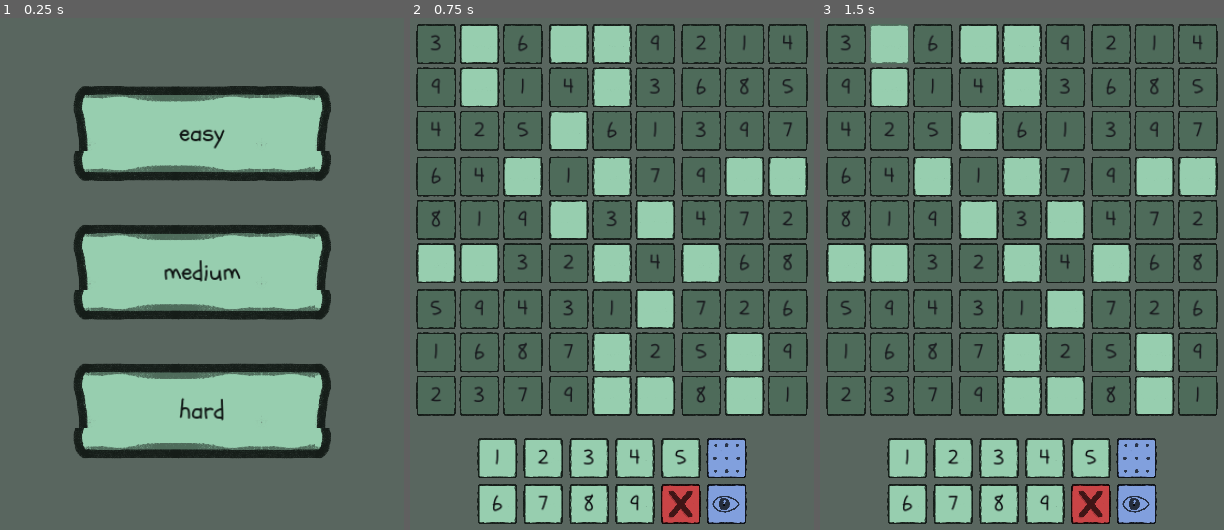
Above: before the commit, frames 1-3 (left to right).
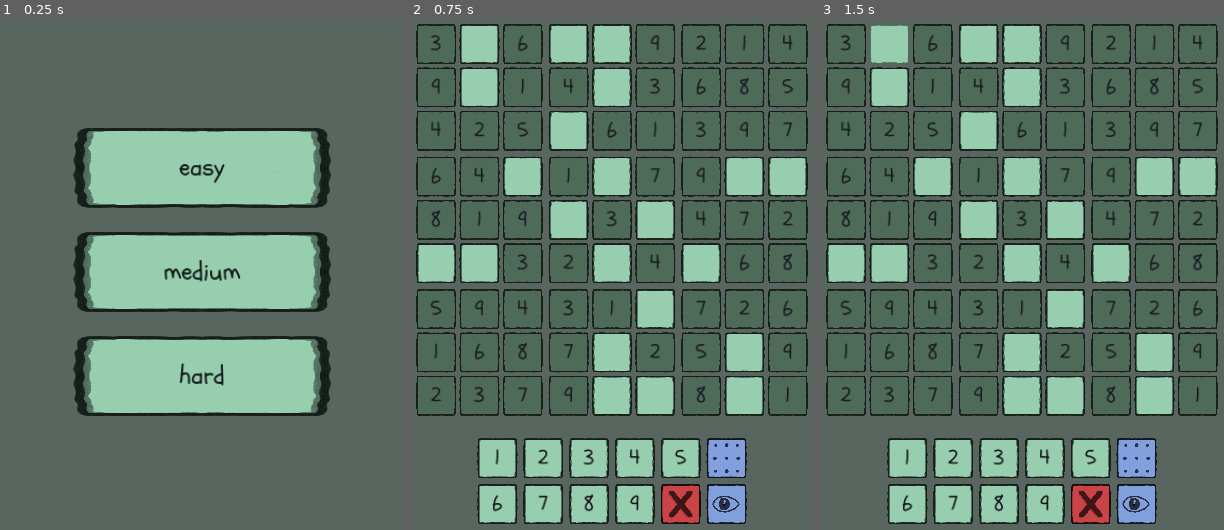
Above: after the commit, the same moments.

Repository: gitMickehh/soduku-recreation
Game: Godot game, scene res://soduku_scene.tscn
The game is run twice, just before and just after one commit, with the same random seed, the same clock (stepped at 60 frames per second) and the same inputs.
Inputs (mouse positions are in pixels of both pictures, inside the frame that each line leads up to):
- Up to frame 1 (0.25 s): no input
- Up to frame 2 (0.75 s): click "easy" at 0.5 s
- Up to frame 3 (1.5 s): click (888, 43) at 1.27 s

The runs differ from the first frame. In frame 1, 24% of the frame differs, in the area x 18-82%, y 13-86%; in frame 2, nothing differs; in frame 3, nothing differs.

Commit message:
updated something small in the main menu

Diff:
--- a/soduku_scene.tscn
+++ b/soduku_scene.tscn
@@ -1,42 +1,9 @@
-[gd_scene load_steps=8 format=3 uid="uid://b5g2biw27mdvg"]
+[gd_scene load_steps=5 format=3 uid="uid://b5g2biw27mdvg"]
 
 [ext_resource type="PackedScene" uid="uid://by6phyal1dave" path="res://prefabs/game_container.tscn" id="1_0n2nm"]
+[ext_resource type="Theme" uid="uid://dj3jtfjmc6exs" path="res://stylebox_groups/button_theme_default.tres" id="2_1hcgw"]
 [ext_resource type="Script" path="res://main_menu.gd" id="9_k3a4o"]
 [ext_resource type="FontFile" uid="uid://coettj6fe2mfm" path="res://art/Schoolbell-Regular.ttf" id="12_3d25l"]
-[ext_resource type="Texture2D" uid="uid://b2j764hbadnmr" path="res://art/Soduku_Sheet_BW.png" id="14_rpmvt"]
-
-[sub_resource type="StyleBoxTexture" id="StyleBoxTexture_nmc7c"]
-texture = ExtResource("14_rpmvt")
-texture_margin_left = 50.0
-texture_margin_top = 100.0
-texture_margin_right = 50.0
-texture_margin_bottom = 100.0
-axis_stretch_horizontal = 1
-axis_stretch_vertical = 1
-region_rect = Rect2(512, 1024, 512, 512)
-modulate_color = Color(0.592157, 0.807843, 0.686275, 1)
-
-[sub_resource type="StyleBoxTexture" id="StyleBoxTexture_y0pom"]
-texture = ExtResource("14_rpmvt")
-texture_margin_left = 50.0
-texture_margin_top = 100.0
-texture_margin_right = 50.0
-texture_margin_bottom = 100.0
-axis_stretch_horizontal = 1
-axis_stretch_vertical = 1
-region_rect = Rect2(1024, 1024, 512, 512)
-modulate_color = Color(0.592157, 0.807843, 0.686275, 1)
-
-[sub_resource type="StyleBoxTexture" id="StyleBoxTexture_6cff6"]
-texture = ExtResource("14_rpmvt")
-texture_margin_left = 50.0
-texture_margin_top = 100.0
-texture_margin_right = 50.0
-texture_margin_bottom = 100.0
-axis_stretch_horizontal = 1
-axis_stretch_vertical = 1
-region_rect = Rect2(0, 1024, 512, 512)
-modulate_color = Color(0.592157, 0.807843, 0.686275, 1)
 
 [node name="Control" type="Control"]
 layout_mode = 3
@@ -68,6 +35,7 @@
 anchor_bottom = 1.0
 grow_horizontal = 2
 grow_vertical = 2
+theme = ExtResource("2_1hcgw")
 script = ExtResource("9_k3a4o")
 
 [node name="difficulty-buttons-container" type="VBoxContainer" parent="main-menu"]
@@ -94,9 +62,6 @@
 theme_override_colors/font_color = Color(0.0509804, 0.0705882, 0.0666667, 1)
 theme_override_fonts/font = ExtResource("12_3d25l")
 theme_override_font_sizes/font_size = 60
-theme_override_styles/hover = SubResource("StyleBoxTexture_nmc7c")
-theme_override_styles/pressed = SubResource("StyleBoxTexture_y0pom")
-theme_override_styles/normal = SubResource("StyleBoxTexture_6cff6")
 text = "easy"
 
 [node name="med" type="Button" parent="main-menu/difficulty-buttons-container"]
@@ -105,9 +70,6 @@
 theme_override_colors/font_color = Color(0.0509804, 0.0705882, 0.0666667, 1)
 theme_override_fonts/font = ExtResource("12_3d25l")
 theme_override_font_sizes/font_size = 60
-theme_override_styles/hover = SubResource("StyleBoxTexture_nmc7c")
-theme_override_styles/pressed = SubResource("StyleBoxTexture_y0pom")
-theme_override_styles/normal = SubResource("StyleBoxTexture_6cff6")
 text = "medium"
 
 [node name="hard" type="Button" parent="main-menu/difficulty-buttons-container"]
@@ -116,9 +78,6 @@
 theme_override_colors/font_color = Color(0.0509804, 0.0705882, 0.0666667, 1)
 theme_override_fonts/font = ExtResource("12_3d25l")
 theme_override_font_sizes/font_size = 60
-theme_override_styles/hover = SubResource("StyleBoxTexture_nmc7c")
-theme_override_styles/pressed = SubResource("StyleBoxTexture_y0pom")
-theme_override_styles/normal = SubResource("StyleBoxTexture_6cff6")
 text = "hard"
 
 [node name="divider2" type="Control" parent="main-menu/difficulty-buttons-container"]
